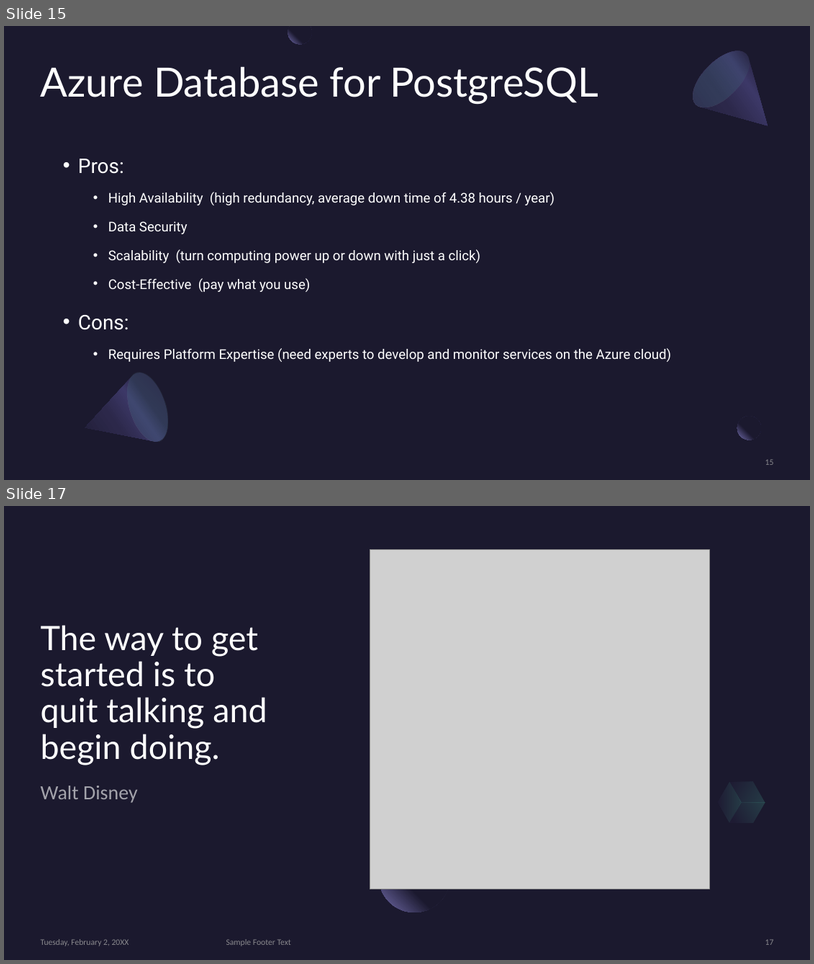
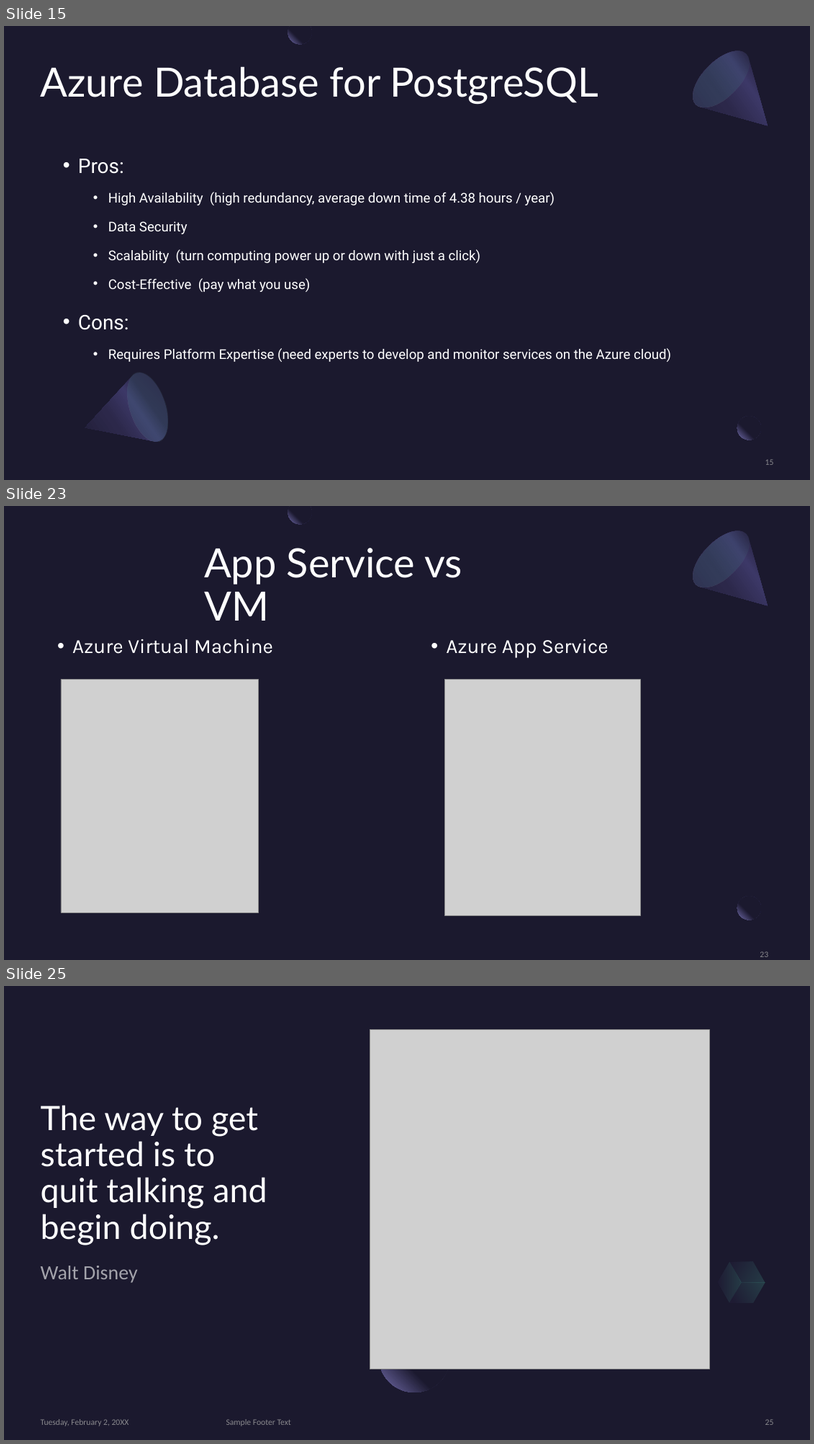
Before and after one commit to BrianChen0527/postgreSQL, a slide deck: MSFT_Azure/Microsoft Azure.pptx. Shown one above the other, each under a label of ours: slides 15 and 17 before the commit, slides 15, 23 and 25 after it; the slides between them are not shown. The pictures are 814x964 and 814x1444 pixels, drawn with LibreOffice and Linux fonts; fonts in the diff are those of the drawing; grey boxes stand for pictures. Boxes give left, top, right and bottom in pixels: in the first picture for what was removed or moved away, otherwise in the second. Text is boxed around its words. In the diff, an @@ line names an element or a change of style, - is before the commit and + after.

Commit message:
working on Azure presentation

```diff
--- a/MSFT_Azure/Microsoft Azure.pptx
+++ b/MSFT_Azure/Microsoft Azure.pptx
@@ slide 23 added at (4,506,810,960), background #1B192E; not listed: 2 template elements that a slide beside it also shows @@
@@ freeform shape added at (288,506,312,524), fill gradient #1B192E to #7771B2 @@
@@ freeform shape added at (684,521,793,631), fill gradient #2C284A to #3C3867 to #1B192E @@
@@ ellipse added at (684,521,759,597), fill gradient #454075 to #5BEFC1 @@
@@ title added at (204,548,463,620), 48 pt, text #FFFFFF @@
+App Service vs VM
@@ text added at (72,638,273,654), 24 pt, text #FFFFFF @@
+• Azure Virtual Machine
@@ text added at (446,638,609,658), 24 pt, text #FFFFFF @@
+• Azure App Service
@@ picture added at (61,679,258,912) @@
@@ picture added at (445,679,641,916) @@
@@ page number added at (760,951,769,957), 10 pt, text #A6A6A6 at 80% opacity @@
+23
@@ what was slide 17 is now slide 25 @@
@@ page number at (766,1419,774,1424): text changed @@
-17
+25
```
Also in this commit, not shown: 2 slides changed, 8 other slides added, 1 slide removed, 1 other file.
